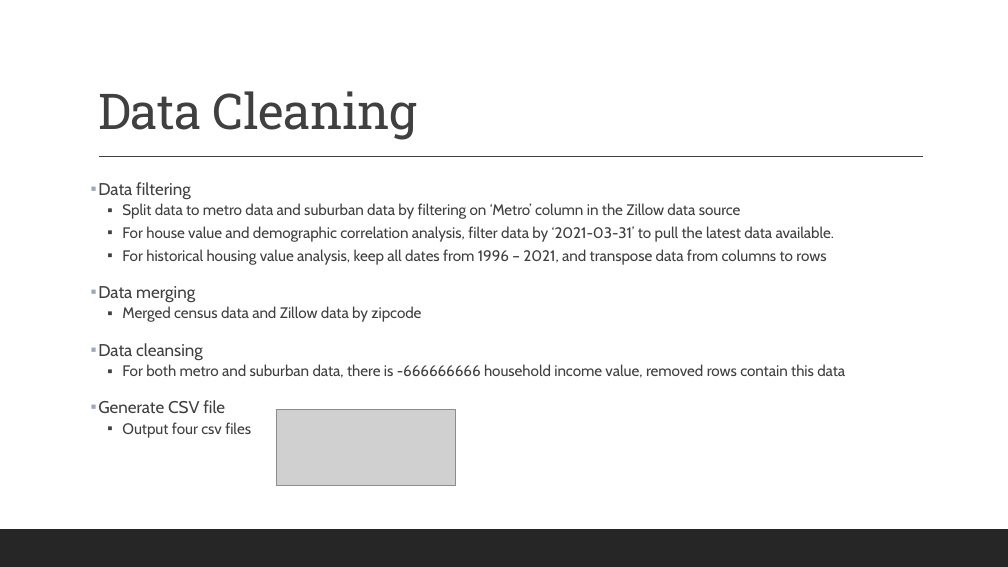
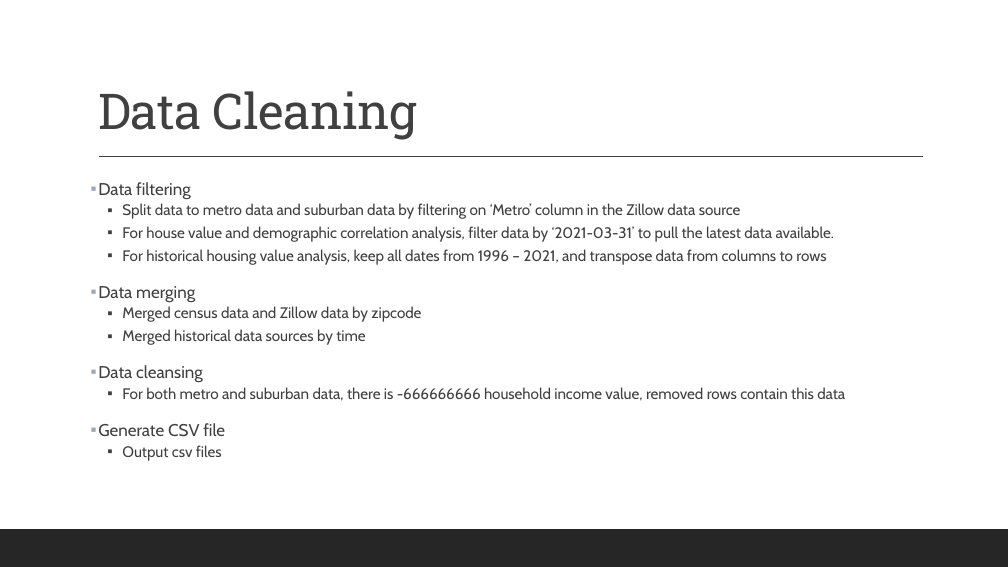
Before and after one commit to againzer/HousingPricesProject, a slide deck: slide 5 of Housing Price Analysis.pptx. Drawn at 1008x567 pixels with LibreOffice and Linux fonts; fonts in the diff are those of the drawing; grey boxes stand for pictures. Boxes give left, top, right and bottom in pixels: in the first picture for what was removed or moved away, otherwise in the second. Text is boxed around its words. In the diff, an @@ line names an element or a change of style, - is before the commit and + after.

Commit message:
Final Presentation

```diff
--- a/Housing Price Analysis.pptx
+++ b/Housing Price Analysis.pptx
@@ text at bbox=[122, 329, 365, 345]: paragraph added @@
+  ▪ Merged historical data sources by time
@@ picture removed at bbox=[276, 410, 456, 485] @@
@@ text at bbox=[122, 445, 222, 461]: text changed @@
-  ▪ Output four csv files
+  ▪ Output csv files
```
Also in this commit, not shown: 1 slide added.
